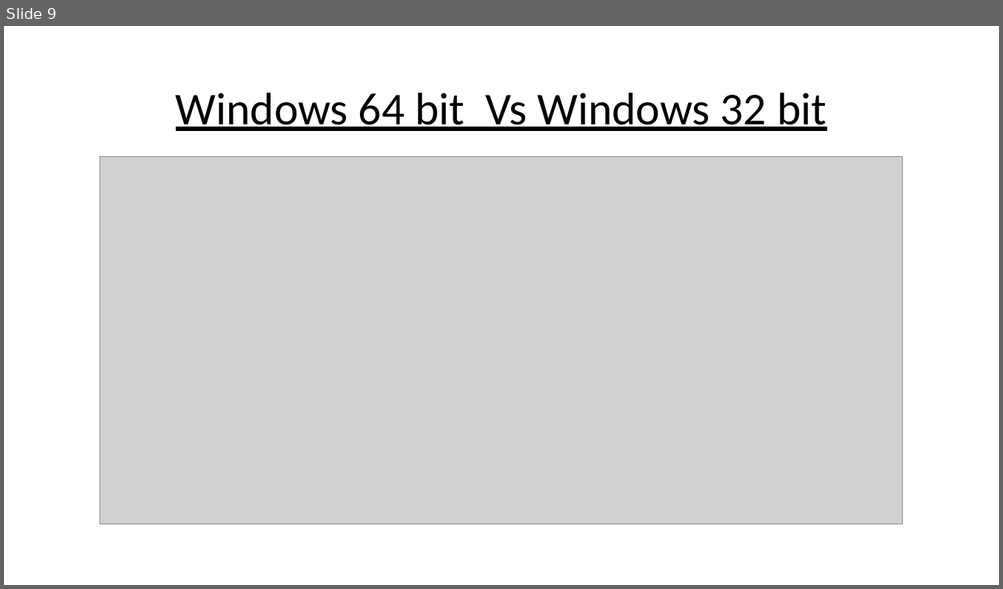
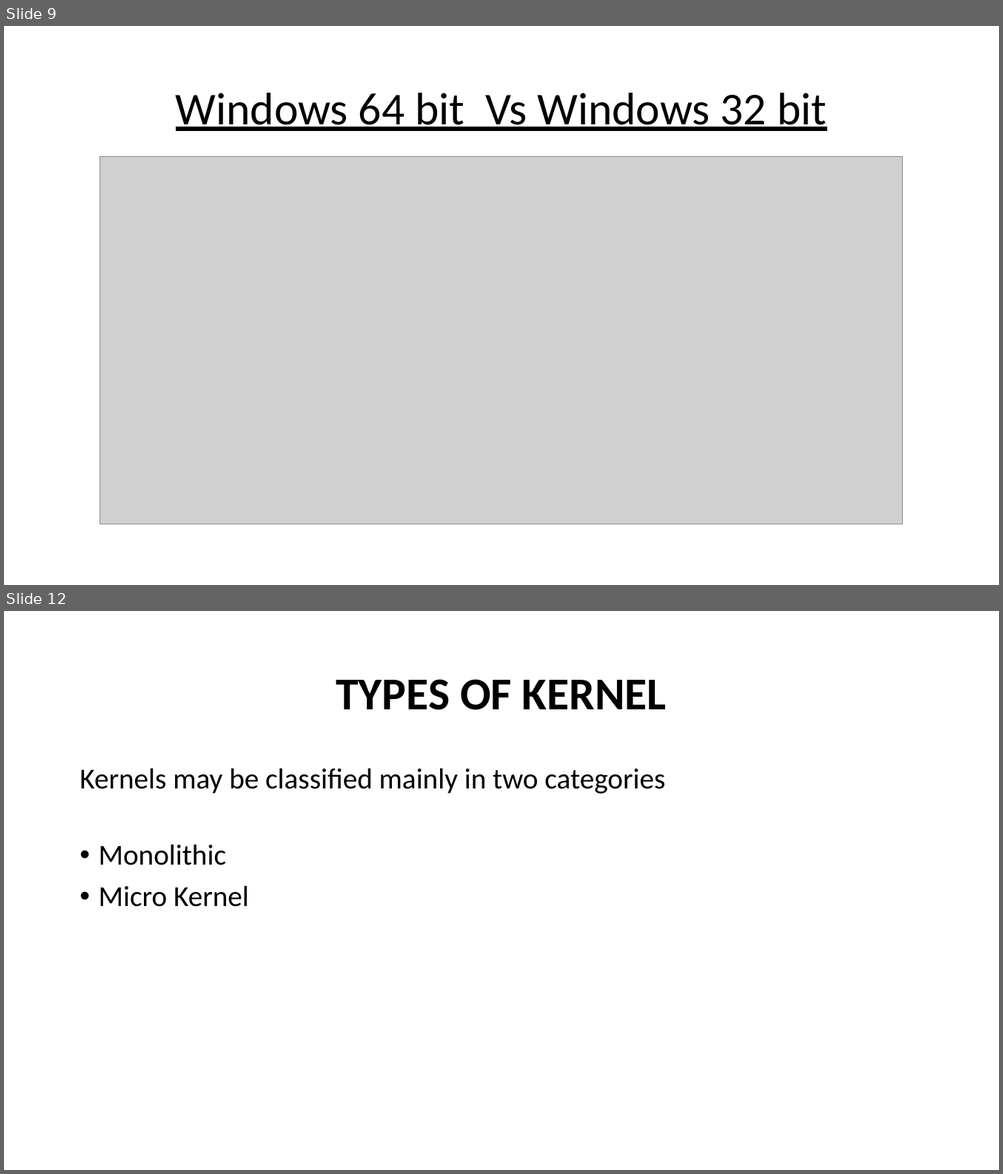
Before and after one commit to MENAGAMM/BPM, a slide deck: INTRODUCTION TO OPERATING SYSTEM.pptx. Shown one above the other, each under a label of ours: slide 9 before the commit, slides 9 and 12 after it; the slides between them are not shown. The pictures are 1003x589 and 1003x1174 pixels, drawn with LibreOffice and Linux fonts; fonts in the diff are those of the drawing; grey boxes stand for pictures. Boxes give left, top, right and bottom in pixels: in the first picture for what was removed or moved away, otherwise in the second. Text is boxed around its words. In the diff, an @@ line names an element or a change of style, - is before the commit and + after.

```diff
--- a/INTRODUCTION TO OPERATING SYSTEM.pptx
+++ b/INTRODUCTION TO OPERATING SYSTEM.pptx
@@ slide 12 added at box(4, 611, 999, 1170), background #FFFFFF @@
@@ title added at box(336, 679, 666, 710), 44 pt, text #000000, bold @@
+TYPES OF KERNEL
@@ text added at box(79, 768, 665, 907), 28 pt, text #000000 @@
+Kernels may be classified mainly in two categories
+• Monolithic
+• Micro Kernel
```
Also in this commit, not shown: 6 slides changed, 1 slide removed, 1 other file.
